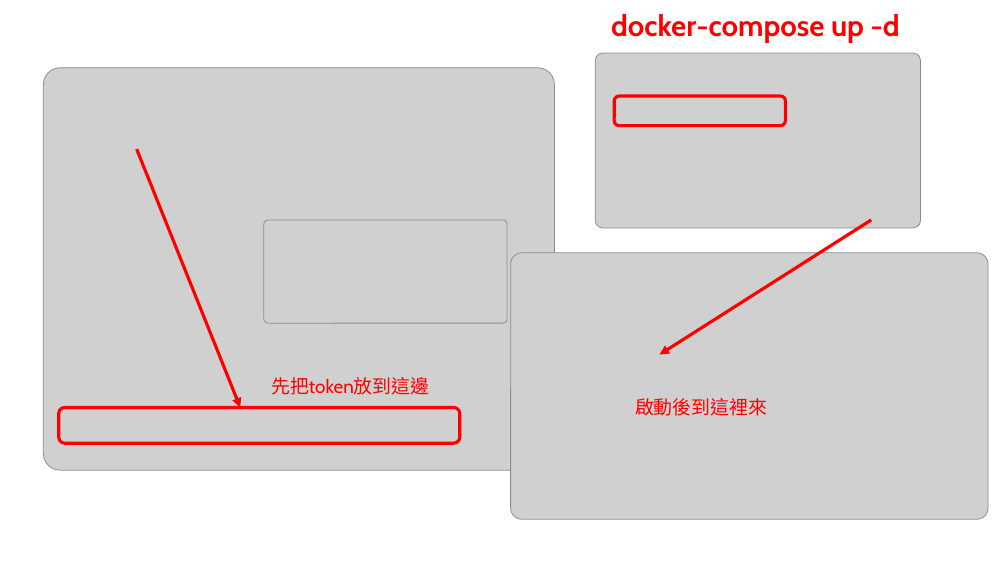
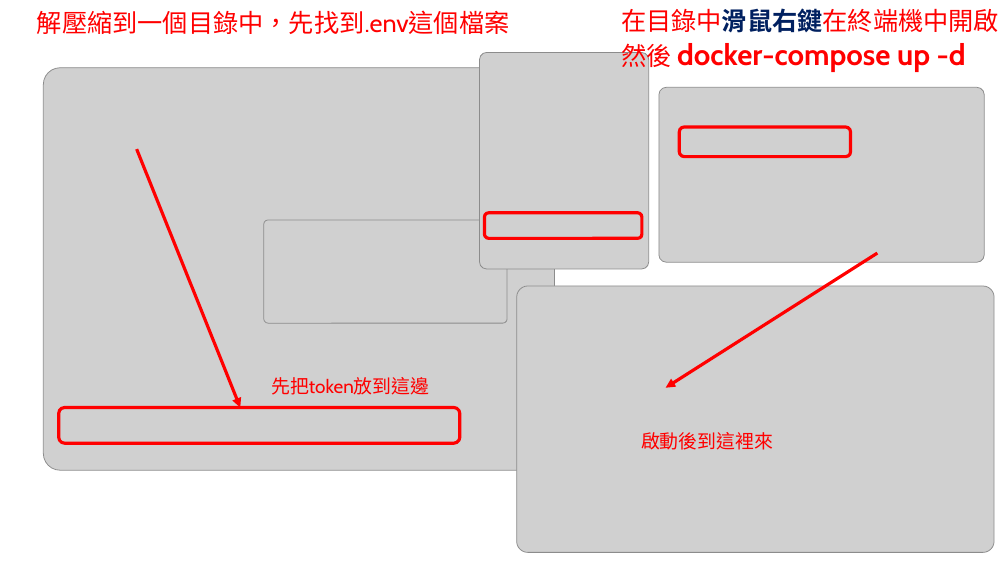
Before and after one commit to LuarnAI/Local_Docker_ngrok_n8n_Ollama_gpt-oss, a slide deck: slide 8 of localLLMn8n.pptx. Drawn at 1008x567 pixels with LibreOffice and Linux fonts; fonts in the diff are those of the drawing; grey boxes stand for pictures. Boxes give left, top, right and bottom in pixels: in the first picture for what was removed or moved away, otherwise in the second. Text is boxed around its words. In the diff, an @@ line names an element or a change of style, - is before the commit and + after.

```diff
--- a/localLLMn8n.pptx
+++ b/localLLMn8n.pptx
@@ text added at [37, 10, 510, 34], 24 pt, text #FF0000 @@
+解壓縮到一個目錄中，先找到.env這個檔案
@@ text at [621, 8, 999, 72]: text changed @@
-docker-compose up -d
+在目錄中滑鼠右鍵在終端機中開啟然後 docker-compose up -d
@@ picture added at [479, 52, 649, 268] @@
@@ picture: place and size @@
-picture at [595, 53, 920, 228]
+picture at [659, 88, 985, 262]
@@ rounded rectangle: place and size @@
-rounded rectangle at [614, 96, 786, 126]
+rounded rectangle at [680, 127, 851, 157]
@@ rounded rectangle added at [485, 212, 642, 238], outline #FF0000 3 pt @@
@@ 1 picture, 1 text, 1 arrow: place and size @@
-1 picture, 1 text, 1 arrow at [511, 220, 989, 519]
+1 picture, 1 text, 1 arrow at [517, 253, 995, 552]
```
Also in this commit, not shown: 3 other slides changed, 1 slide added, 1 slide removed.
